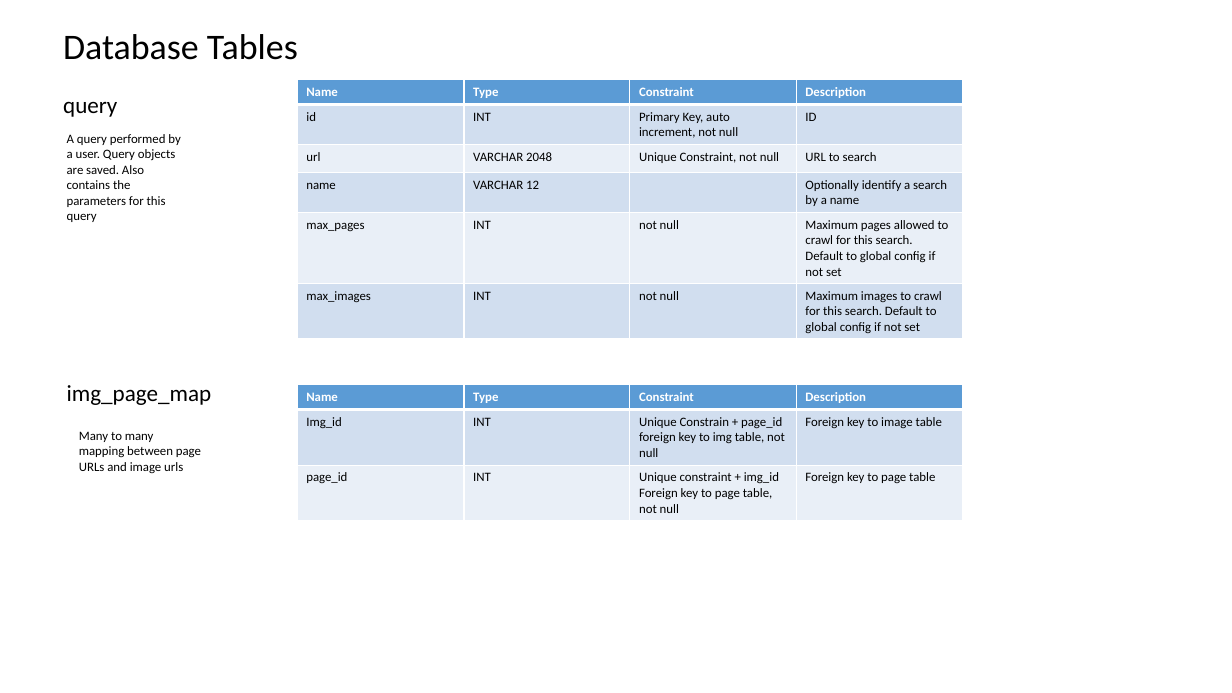
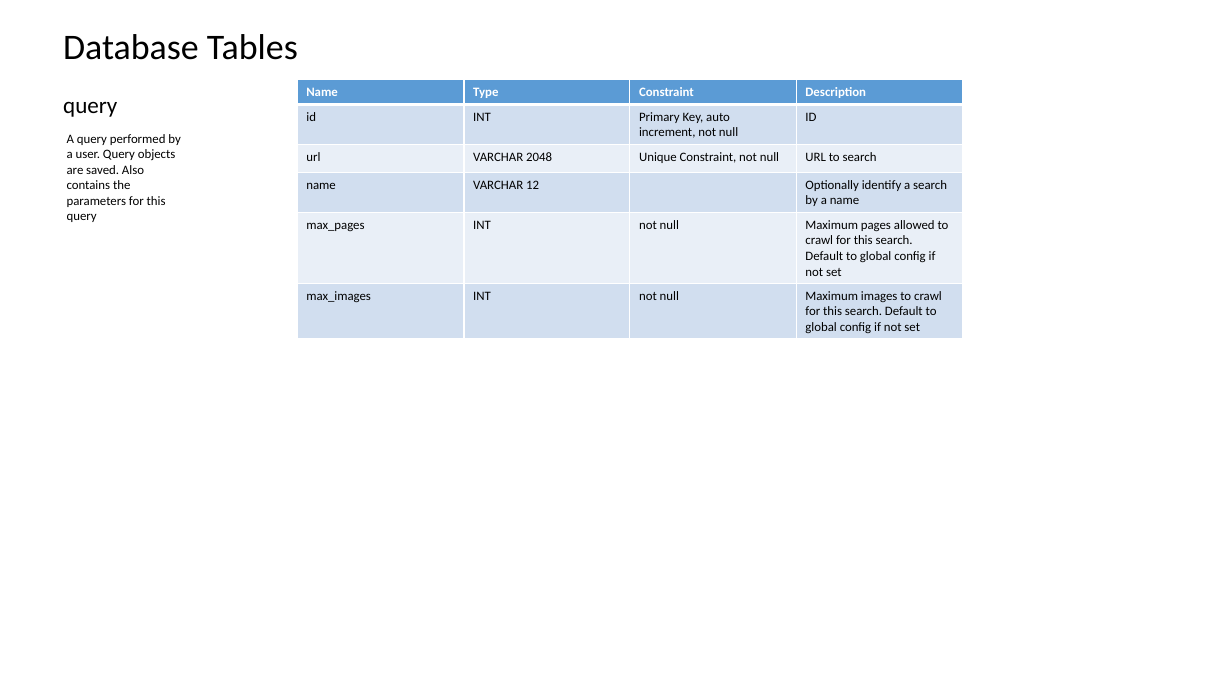
Before and after one commit to datim/squid, a slide deck: slide 12 of docs/design.pptx. Drawn at 1232x693 pixels with LibreOffice and Linux fonts; fonts in the diff are those of the drawing. Boxes give left, top, right and bottom in pixels: in the first picture for what was removed or moved away, otherwise in the second. Text is boxed around its words. In the diff, an @@ line names an element or a change of style, - is before the commit and + after.

```diff
--- a/docs/design.pptx
+++ b/docs/design.pptx
@@ text removed at [67, 385, 212, 405] @@
-img_page_map
@@ table removed at [298, 385, 964, 521], 3 rows, 4 columns @@
-Name | Type | Constraint | Description
-Img_id | INT | Unique Constrain + page_id foreign key to img table, not null | Foreign key to image table
-page_id | INT | Unique constraint + img_id Foreign key to page table, not null | Foreign key to page table
@@ text removed at [79, 431, 201, 473] @@
-Many to many mapping between page URLs and image urls
```
Also in this commit, not shown: 1 other slide changed, 1 other file.
